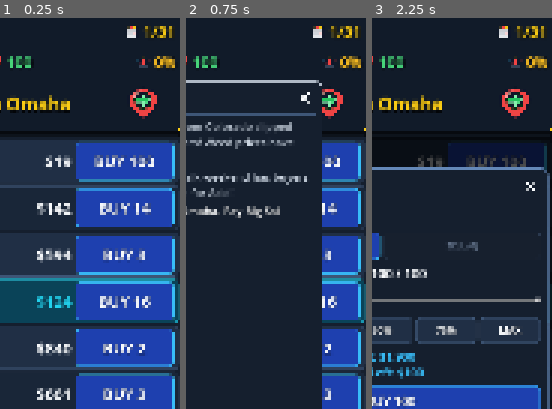
Above: before the commit, frames 1-3 (left to right).
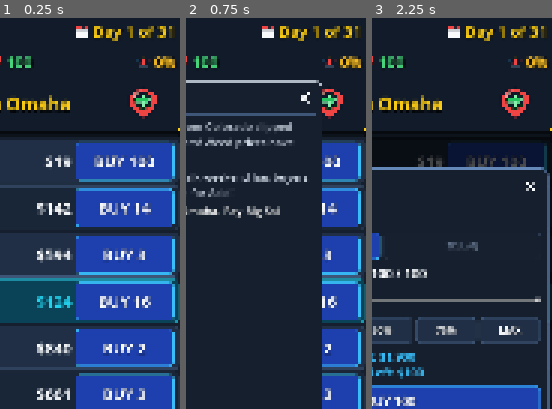
Above: after the commit, the same moments.

Repository: TimGoergen/dope-wars
Game: Godot game, scene res://Main.tscn
The game is run twice, just before and just after one commit, with the same random seed, the same clock (stepped at 60 frames per second) and the same inputs.
Inputs (mouse positions are % of the whole screen's width and height, from its top left):
- Up to frame 1 (0.25 s): no input
- Up to frame 2 (0.75 s): click (13, 17) at 0.52 s
- Up to frame 3 (2.25 s): click (87, 17) at 1.27 s; click (36, 24) at 2.02 s
The pictures show only the part of the screen within x 47-97%, y 6-56%; the shares and areas given below are measured in that part.

The runs differ from the first frame. In frame 1, 0.9% of the frame differs, in the area x 42-96%, y 2-6%; in frame 2, 0.9%; in frame 3, 0.9%.

Commit message:
Update day display format to Day x of y

Diff:
--- a/game/scripts/Main.gd
+++ b/game/scripts/Main.gd
@@ -288,7 +288,7 @@
 
 	_bank_lbl = UiPalette.add_hero_stat(r2, "bank", 46, "$0", UiPalette.FONT_HERO, UiPalette.BANK_CYAN, HORIZONTAL_ALIGNMENT_LEFT, true)
 
-	_day_lbl = UiPalette.add_hero_stat(r2, "calendar", 46, "1/31", UiPalette.FONT_HERO_ROW2, UiPalette.GOLD_ACCENT, HORIZONTAL_ALIGNMENT_RIGHT, false)
+	_day_lbl = UiPalette.add_hero_stat(r2, "calendar", 46, "Day 1 of 31", UiPalette.FONT_HERO_ROW2, UiPalette.GOLD_ACCENT, HORIZONTAL_ALIGNMENT_RIGHT, false)
 
 	var divider := ColorRect.new()
 	divider.color = UiPalette.BORDER_SLATE
@@ -922,7 +922,7 @@
 	_debt_lbl.text = Money.format_short(state.debt)
 	_debt_lbl.add_theme_color_override("font_color", UiPalette.DEBT_CRIMSON if state.debt > 0 else UiPalette.CASH_EMERALD)
 
-	var day_str := ("%d" % state.day) if state.is_endless else ("%d/%d" % [state.day, state.max_days])
+	var day_str := ("Day %d" % state.day) if state.is_endless else ("Day %d of %d" % [state.day, state.max_days])
 	_day_lbl.text = day_str
 	_day_lbl.add_theme_color_override("font_color", UiPalette.SPIKE_AMBER if state.is_final_day() else UiPalette.GOLD_ACCENT)
 
--- a/game/sim/UiLayoutTest.gd
+++ b/game/sim/UiLayoutTest.gd
@@ -36,7 +36,7 @@
 	var scanner_card: PanelContainer = main._scanner_card
 	var news_icon_rect: TextureRect = main._news_icon_rect
 	var expected_loc := String(OmahaCatalog.get_district(main.state.current_district_id)["name"])
-	if loc_lbl.text != expected_loc or loc_lbl.horizontal_align …(178 unchanged characters)… _icon_rect.size != Vector2(112, 112) or day_lbl.text.contains("Day"):
+	if loc_lbl.text != expected_loc or loc_lbl.horizontal_align …(178 unchanged characters)… _icon_rect.size != Vector2(112, 112) or not day_lbl.text.begins_with("Day "):
 		push_error("FAIL [Split Strip & SVG Icons]: loc='%s' travel_icon=%s news_size=%s day='%s'" % [loc_lbl.text, str(travel_btn.icon), str(news_icon_rect.size if news_icon_rect else Vector2.ZERO), day_lbl.text])
 		quit(1)
 		return
